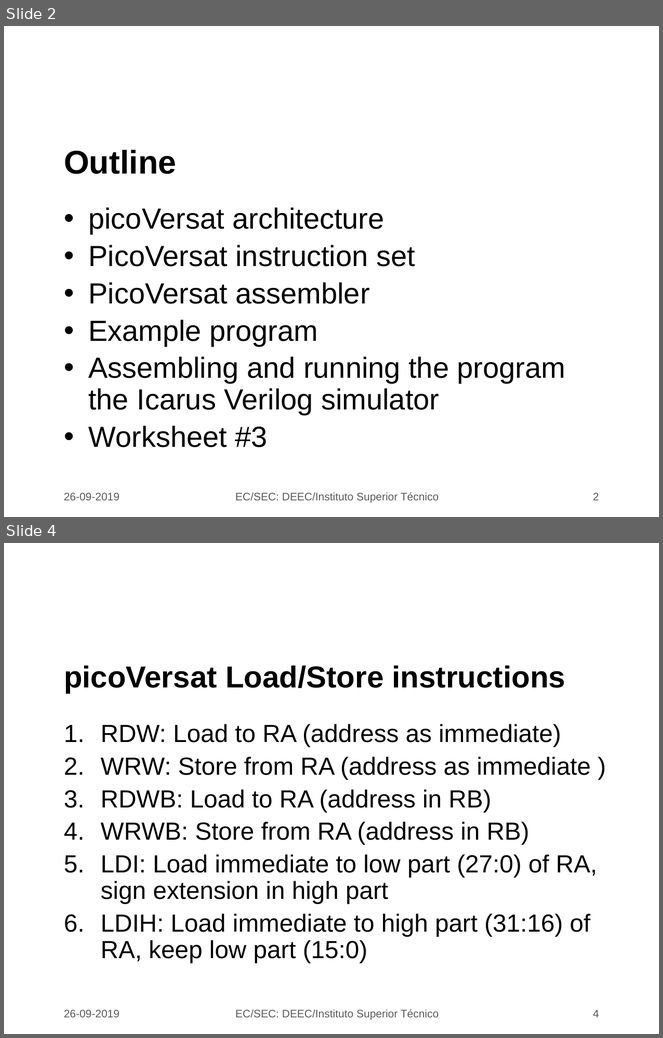
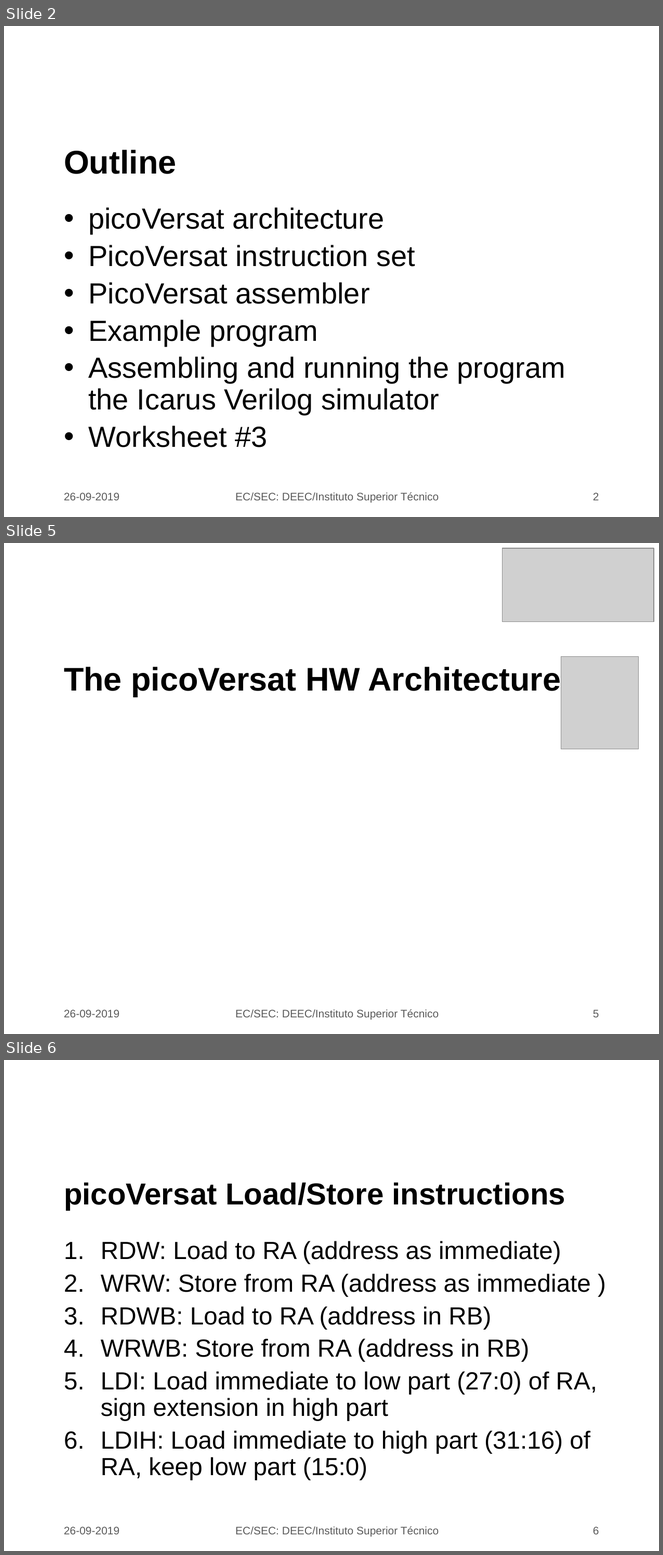
Before and after one commit to jjts/ist-sec, a slide deck: lectures/l3_picoVersat/l3.odp. Shown one above the other, each under a label of ours: slides 2 and 4 before the commit, slides 2, 5 and 6 after it; the slides between them are not shown. The pictures are 663x1038 and 663x1555 pixels, drawn with LibreOffice and Linux fonts; fonts in the diff are those of the drawing; grey boxes stand for pictures; background and template pictures are left out. Boxes give left, top, right and bottom in pixels: in the first picture for what was removed or moved away, otherwise in the second. Text is boxed around its words. In the diff, an @@ line names an element or a change of style, - is before the commit and + after.

```diff
--- a/lectures/l3_picoVersat/l3.odp
+++ b/lectures/l3_picoVersat/l3.odp
@@ slide 5 added at (4, 543, 659, 1034), background picture (left out) @@
@@ picture added at (503, 548, 654, 622) @@
@@ title added at (64, 667, 561, 697), 36 pt, text #000000, bold @@
+The picoVersat HW Architecture
@@ picture added at (561, 656, 638, 749) @@
@@ text added at (64, 1010, 119, 1018), 12 pt, text #595959 @@
+26-09-2019
@@ text added at (235, 1009, 439, 1020), 12 pt, text #595959 @@
+EC/SEC: DEEC/Instituto Superior Técnico
@@ page number added at (593, 1010, 599, 1018), 12 pt, text #595959 @@
+5
@@ what was slide 4 is now slide 6 @@
@@ page number at (593, 1527, 599, 1535): text changed @@
-4
+6
```
Also in this commit, not shown: 2 slides changed, 1 other slide added.
